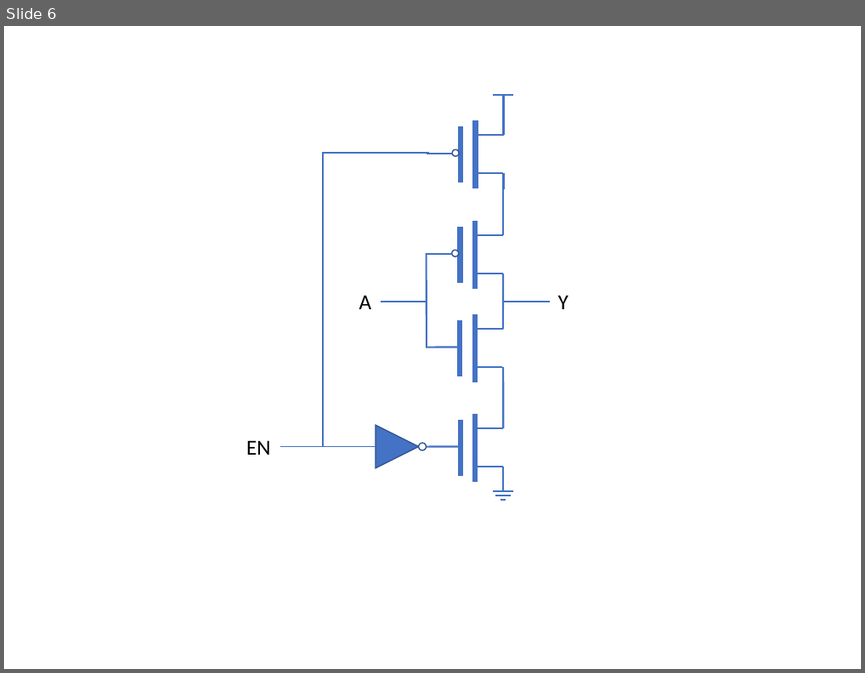
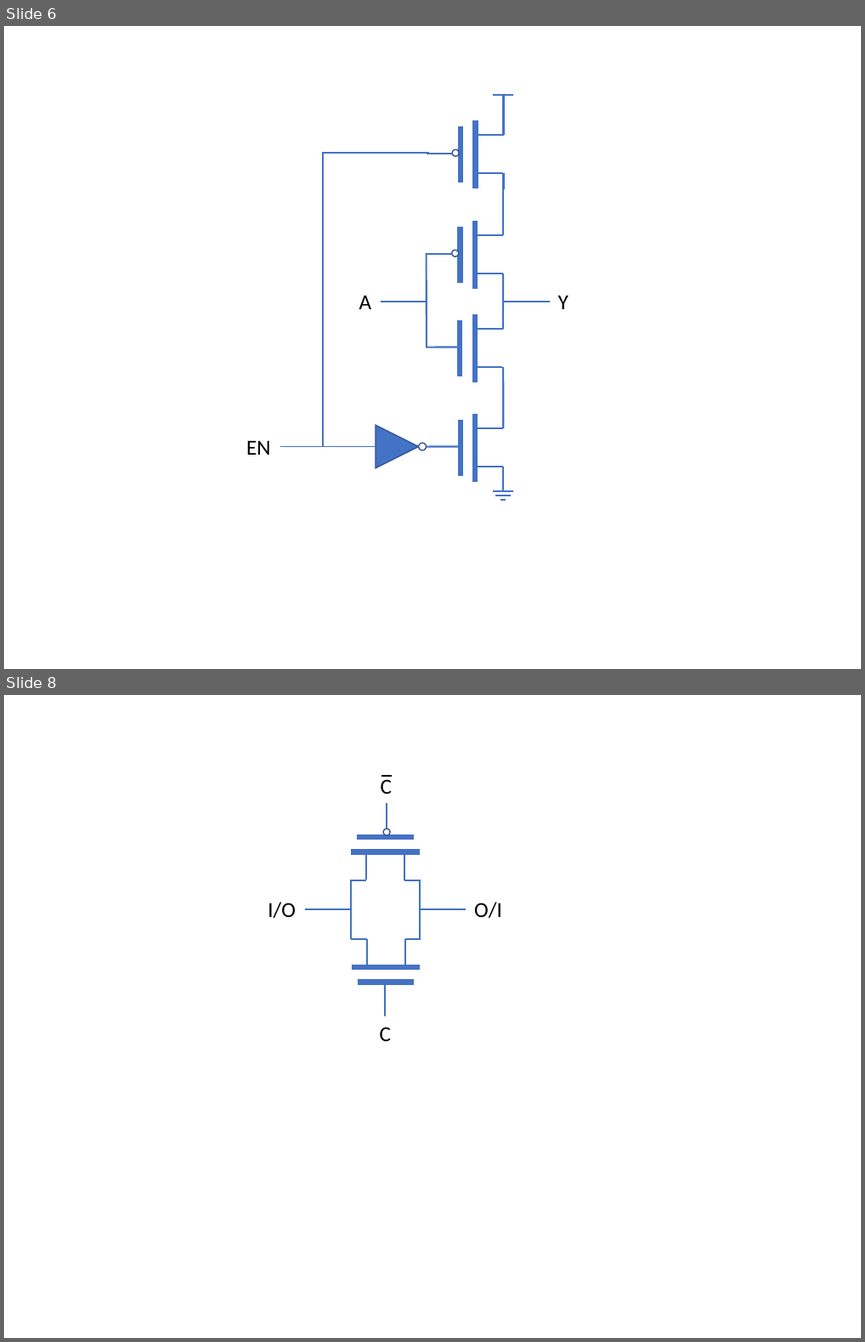
Before and after one commit to Verdvana/Verdvana.github.io, a slide deck: _posts/数字IC设计基础/数字IC设计基础.pptx. Shown one above the other, each under a label of ours: slide 6 before the commit, slides 6 and 8 after it; the slides between them are not shown. The pictures are 865x673 and 865x1342 pixels, drawn with LibreOffice and Linux fonts; fonts in the diff are those of the drawing. Boxes give left, top, right and bottom in pixels: in the first picture for what was removed or moved away, otherwise in the second. Text is boxed around its words. In the diff, an @@ line names an element or a change of style, - is before the commit and + after.

```diff
--- a/_posts/数字IC设计基础/数字IC设计基础.pptx
+++ b/_posts/数字IC设计基础/数字IC设计基础.pptx
@@ slide 8 added at box(4, 695, 861, 1338), background #FFFFFF @@
@@ text added at box(381, 779, 392, 794), 18 pt, text #000000 @@
+C
@@ line added from (392, 776) to (382, 776), #000000 1.5 pt @@
@@ line added from (351, 939) to (351, 879), #4472C4 1.5 pt @@
@@ group added at box(351, 803, 420, 880): 7 lines, 1 ellipse @@
@@ line added from (420, 939) to (420, 879), #4472C4 1.5 pt @@
@@ text added at box(268, 902, 296, 918), 18 pt, text #000000 @@
+I/O
@@ line added from (305, 909) to (351, 909), #4472C4 1.5 pt @@
@@ line added from (420, 909) to (466, 909), #4472C4 1.5 pt @@
@@ text added at box(474, 902, 502, 918), 18 pt, text #000000 @@
+O/I
@@ group added at box(351, 939, 420, 1016): 7 lines @@
@@ text added at box(380, 1027, 391, 1041), 18 pt, text #000000 @@
+C
```
Also in this commit, not shown: 1 other slide added, 3 other files.
